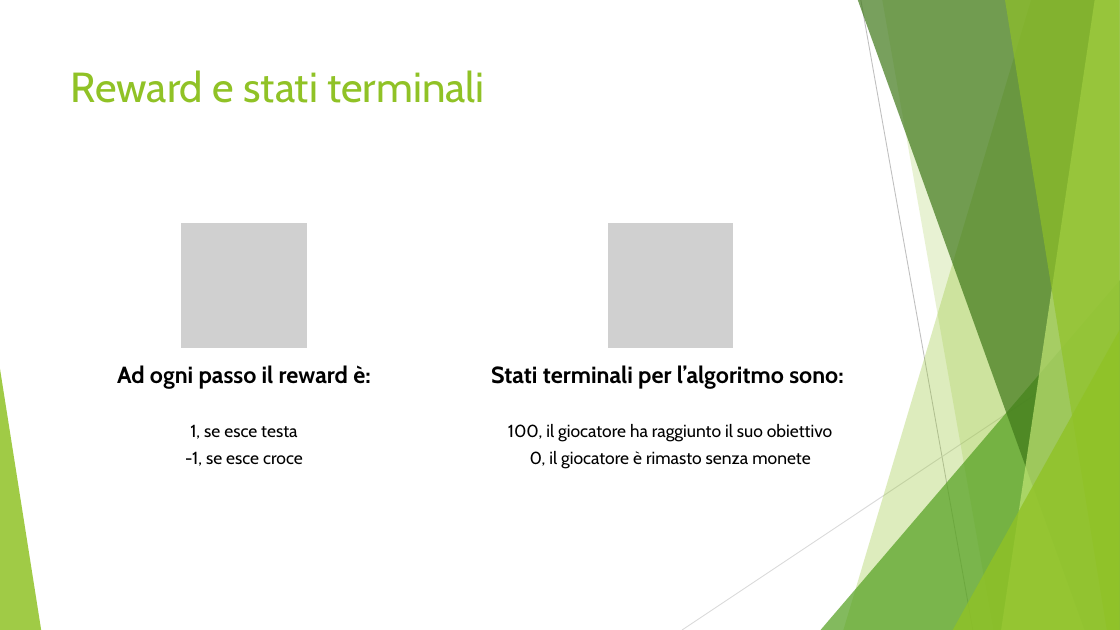
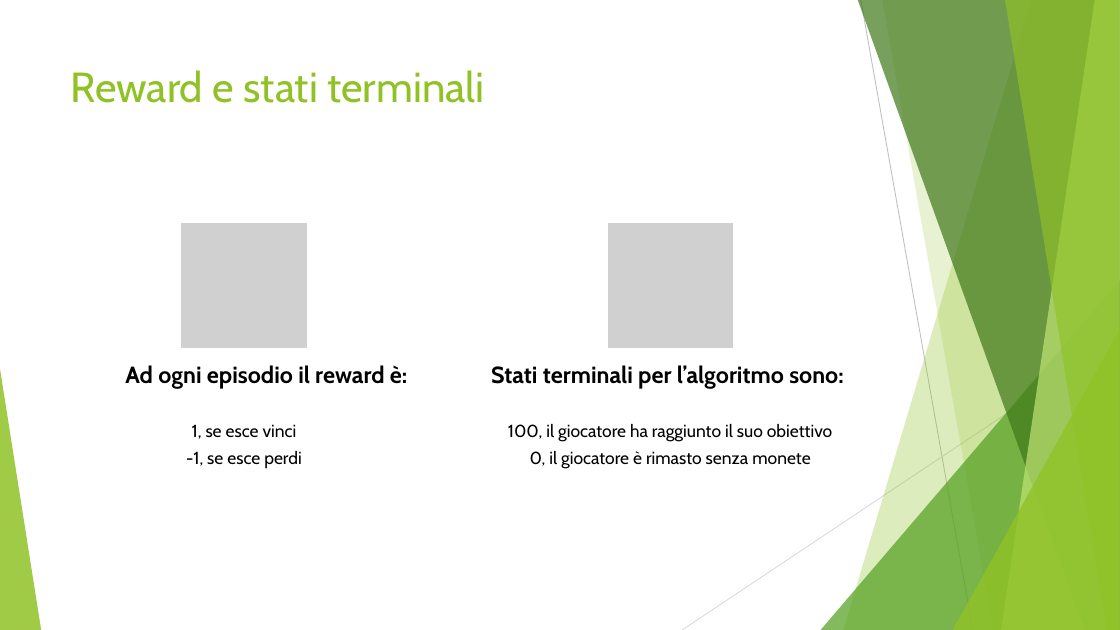
Before and after one commit to costanzagiacona/MRL, a slide deck: slide 5 of Gambler.pptx. Drawn at 1120x630 pixels with LibreOffice and Linux fonts; fonts in the diff are those of the drawing; grey boxes stand for pictures. Boxes give left, top, right and bottom in pixels: in the first picture for what was removed or moved away, otherwise in the second. Text is boxed around its words. In the diff, an @@ line names an element or a change of style, - is before the commit and + after.

```diff
--- a/Gambler.pptx
+++ b/Gambler.pptx
@@ text at (125, 365, 407, 389): text changed @@
-Ad ogni passo il reward è:
+Ad ogni episodio il reward è:
@@ text at (186, 424, 301, 469): text changed @@
-1, se esce testa
--1, se esce croce
+1, se esce vinci
+-1, se esce perdi
```
Also in this commit, not shown: 4 other slides changed, 1 other file.
